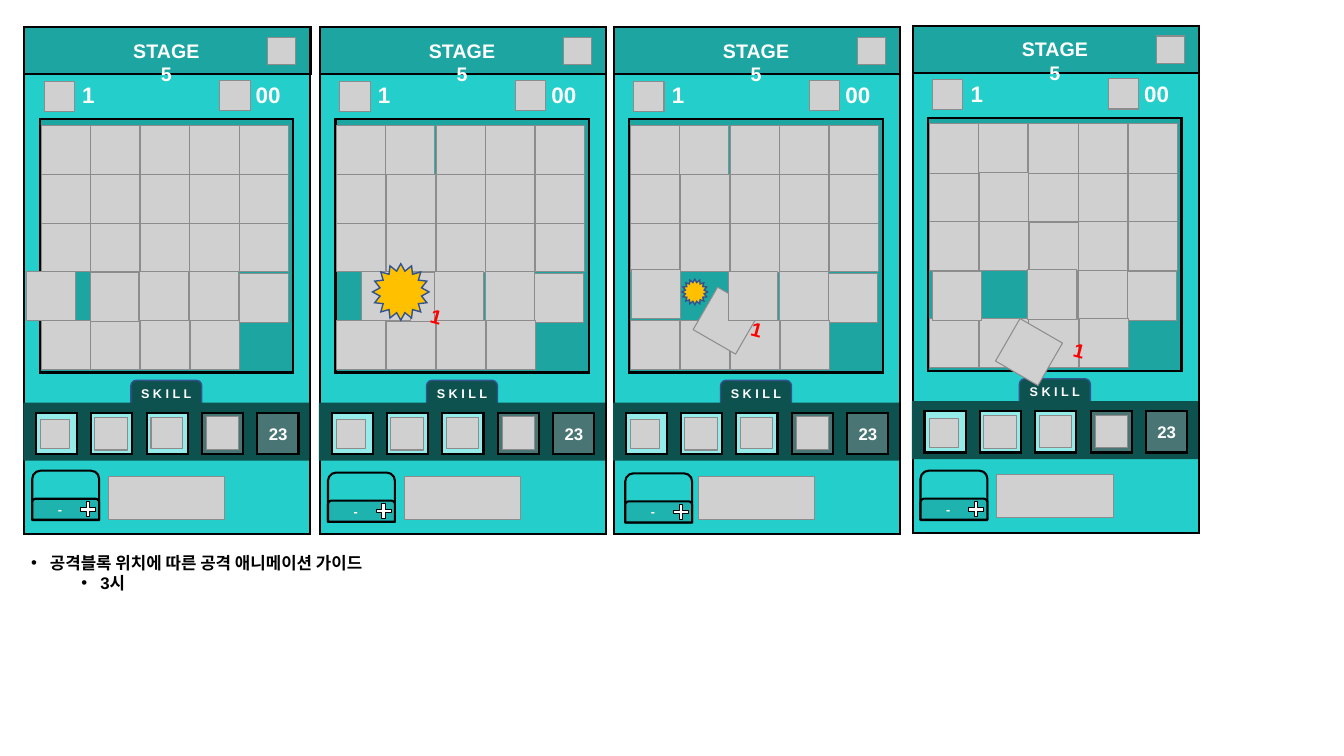
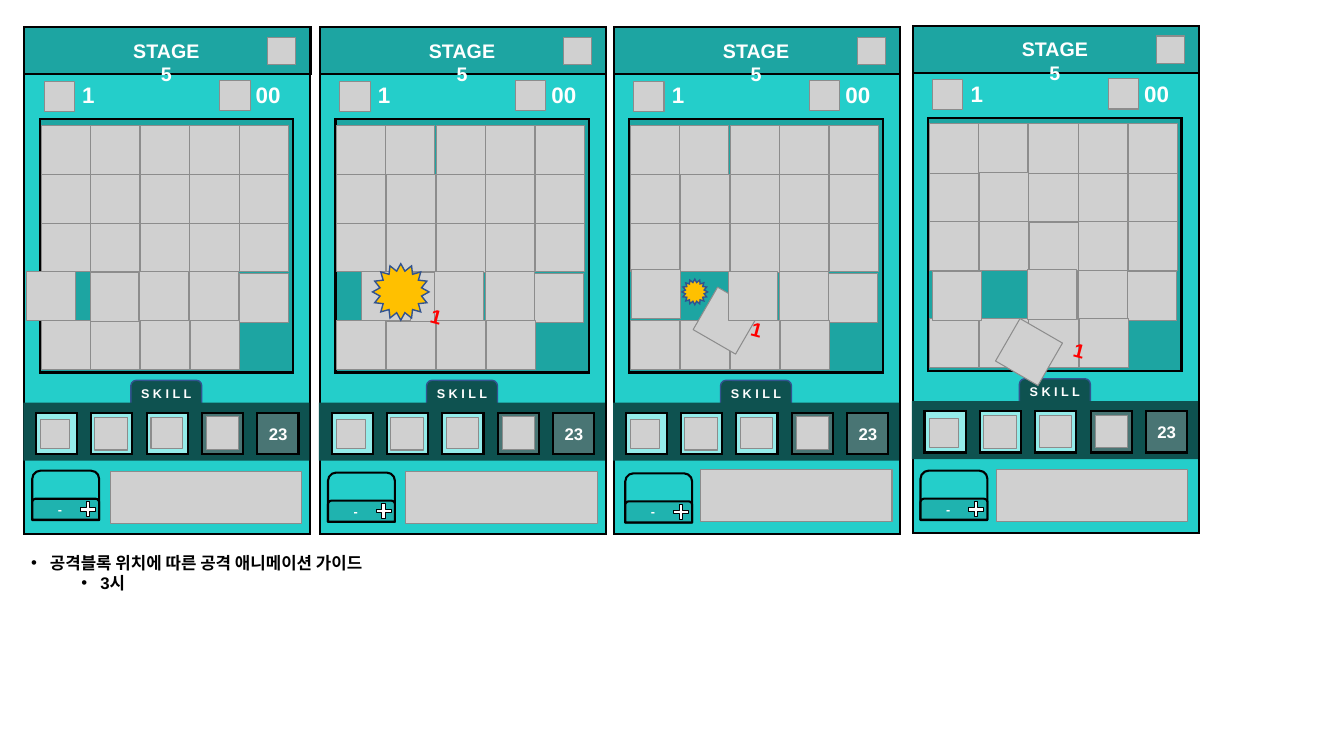
Before and after one commit to PenguinPistol/Sliding_Puzzle_Battle, a slide deck: slide 23 of 기획서/Slide Puzzle Battle UI & Animation 1.1.pptx. Drawn at 1344x756 pixels with LibreOffice and Linux fonts; fonts in the diff are those of the drawing; grey boxes stand for pictures; background and template pictures are left out. Boxes give left, top, right and bottom in pixels: in the first picture for what was removed or moved away, otherwise in the second. Text is boxed around its words. In the diff, an @@ line names an element or a change of style, - is before the commit and + after.

```diff
--- a/기획서/Slide Puzzle Battle UI & Animation 1.1.pptx
+++ b/기획서/Slide Puzzle Battle UI & Animation 1.1.pptx
@@ picture removed at [108,477,225,520] @@
@@ picture added at [110,472,301,524] @@
@@ picture removed at [404,477,521,520] @@
@@ picture added at [406,471,598,523] @@
@@ picture removed at [699,477,816,520] @@
@@ picture added at [701,470,892,522] @@
@@ picture: place and size @@
-picture at [997,475,1114,518]
+picture at [996,470,1188,522]
```
Also in this commit, not shown: 23 other slides changed.
